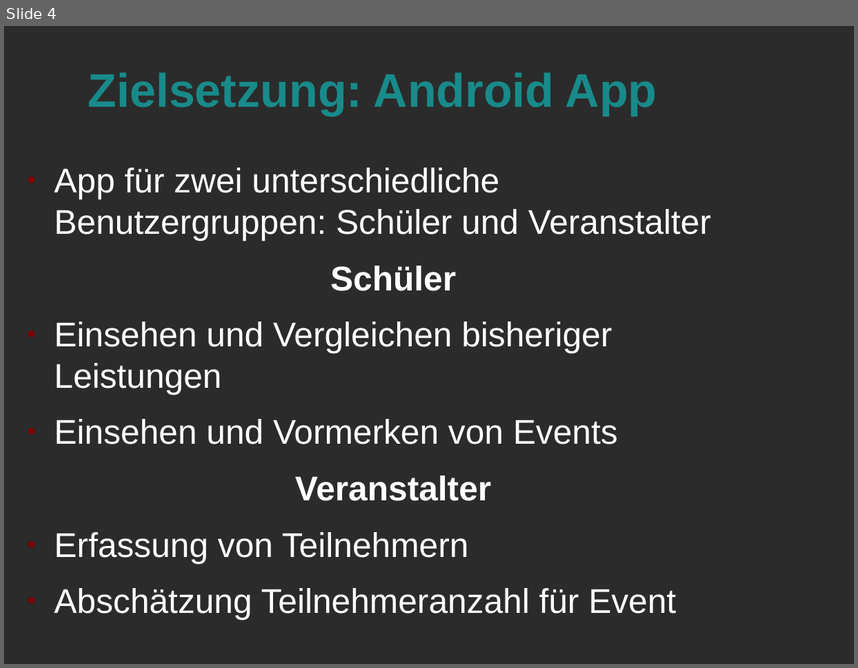
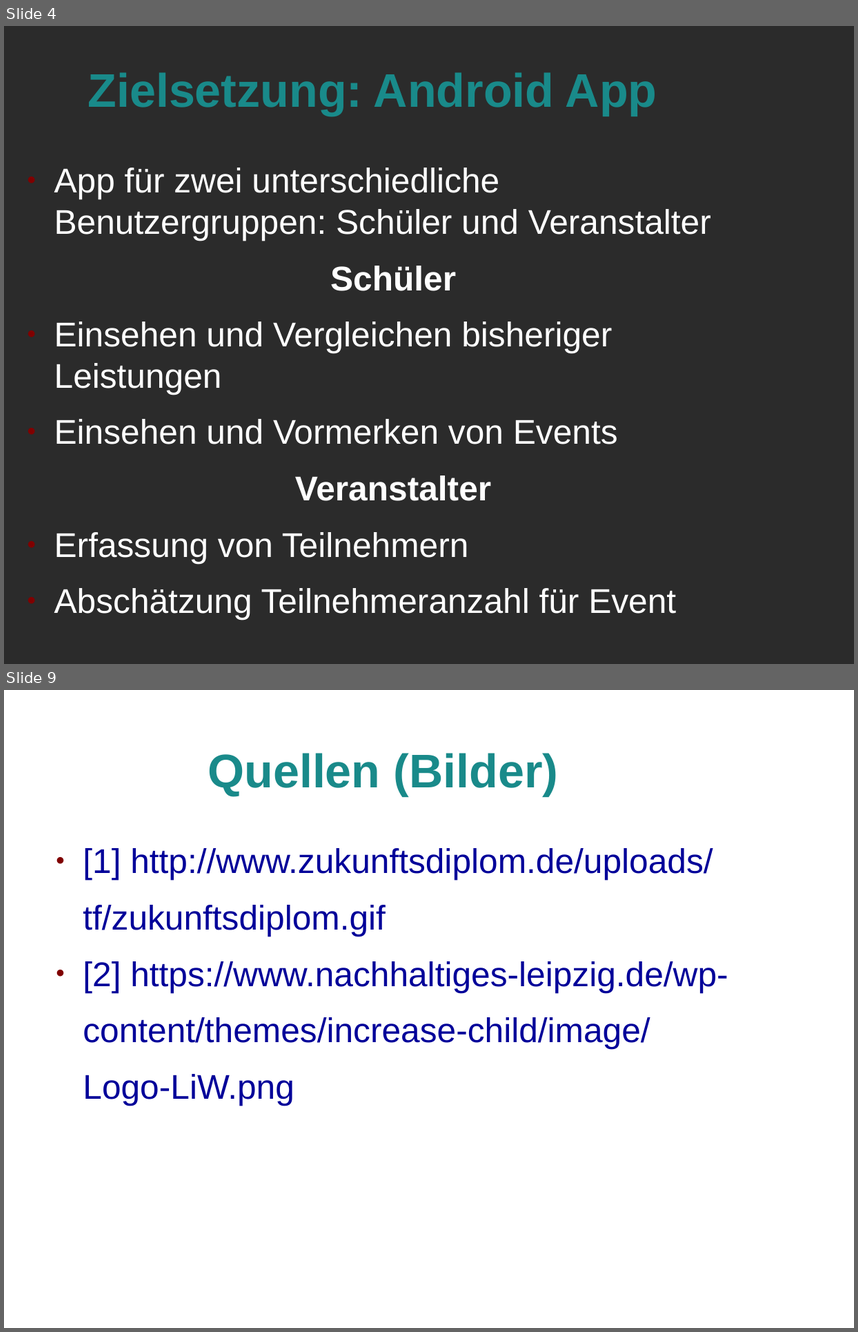
Before and after one commit to Marcel2603/hg17b, a slide deck: Dokumente/Review 1 Praesentation/Review 1.odp. Shown one above the other, each under a label of ours: slide 4 before the commit, slides 4 and 9 after it; the slides between them are not shown. The pictures are 858x668 and 858x1332 pixels, drawn with LibreOffice and Linux fonts; fonts in the diff are those of the drawing; background and template pictures are left out; a plain dark background stands for a picture behind light text. Boxes give left, top, right and bottom in pixels: in the first picture for what was removed or moved away, otherwise in the second. Text is boxed around its words. In the diff, an @@ line names an element or a change of style, - is before the commit and + after.

```diff
--- a/Dokumente/Review 1 Praesentation/Review 1.odp
+++ b/Dokumente/Review 1 Praesentation/Review 1.odp
@@ slide 9 added at (x1=4, y1=690, x2=854, y2=1328), background picture (left out) @@
@@ title added at (x1=208, y1=753, x2=559, y2=796), 44 pt, text #198A8A, bold @@
+Quellen (Bilder)
@@ text added at (x1=83, y1=848, x2=728, y2=1105), 32 pt, text #000099 @@
+● [1] http://www.zukunftsdiplom.de/uploads/
+tf/zukunftsdiplom.gif
+● [2] https://www.nachhaltiges-leipzig.de/wp-
+content/themes/increase-child/image/
+Logo-LiW.png
```
Also in this commit, not shown: 3 slides changed, 3 other slides added, 5 slides removed.
